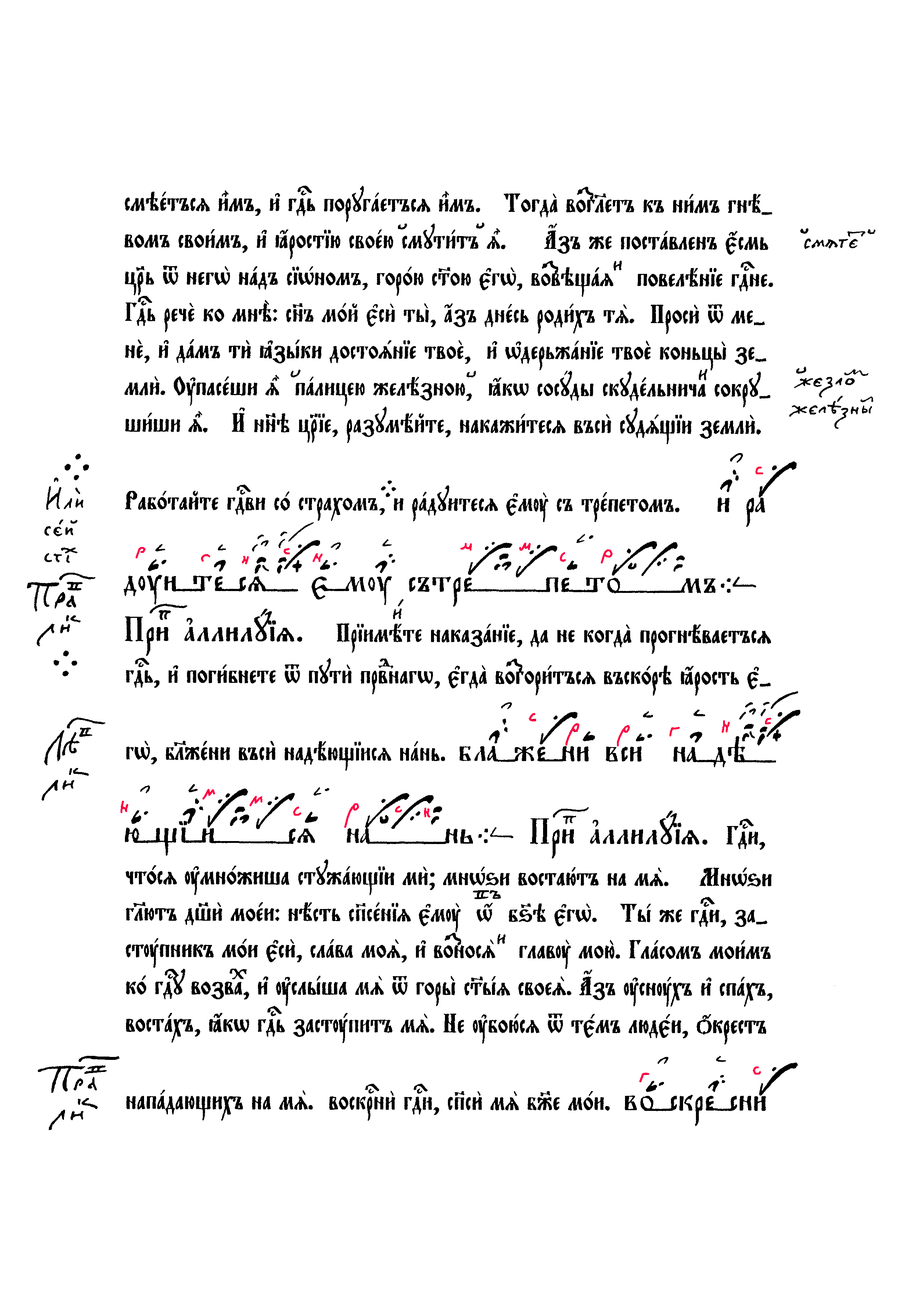
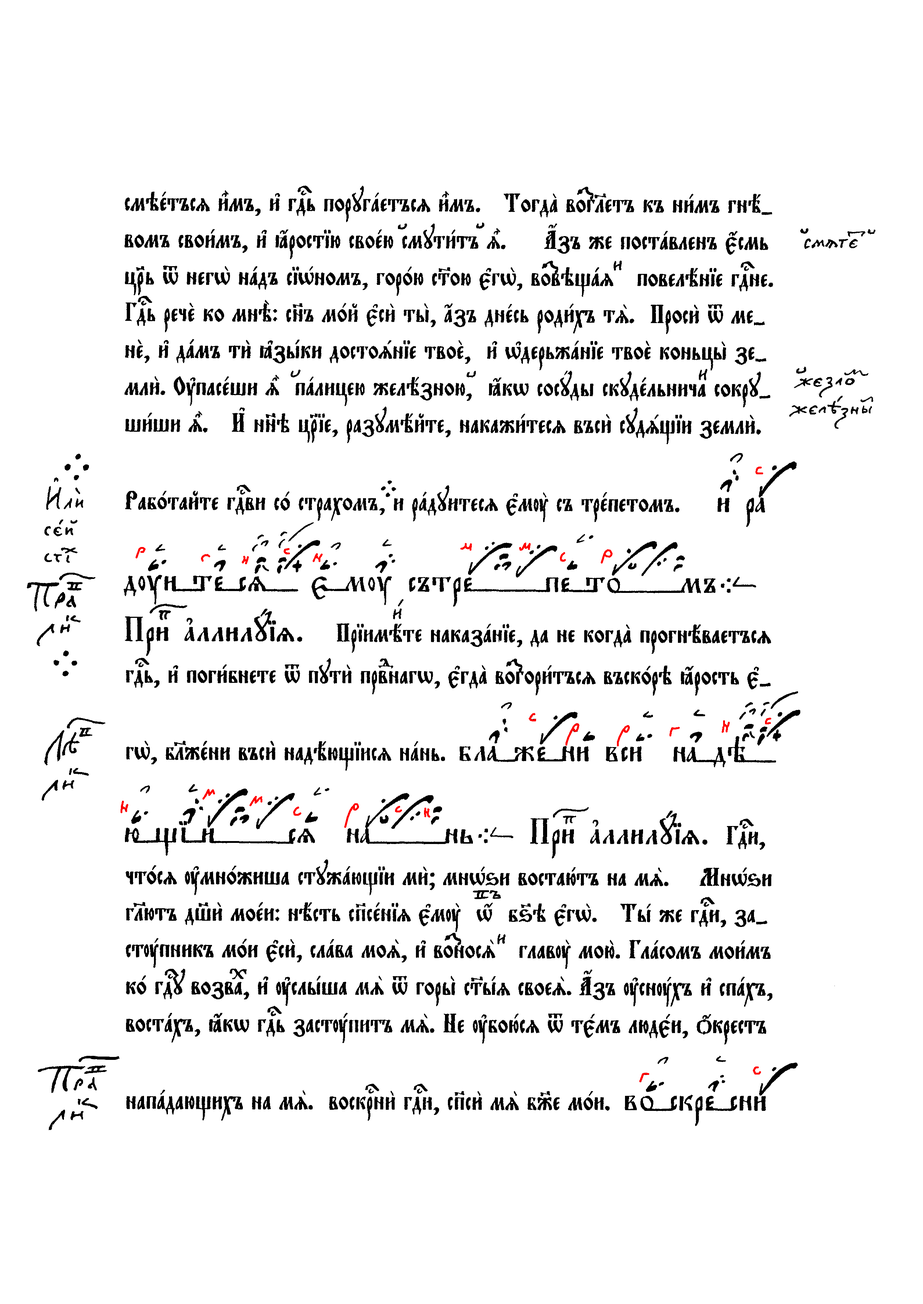
Before/after of a 923 × 1304 layered artwork. What changed in the layer stack:
painted on "Червила" over [57, 466, 771, 1119]
